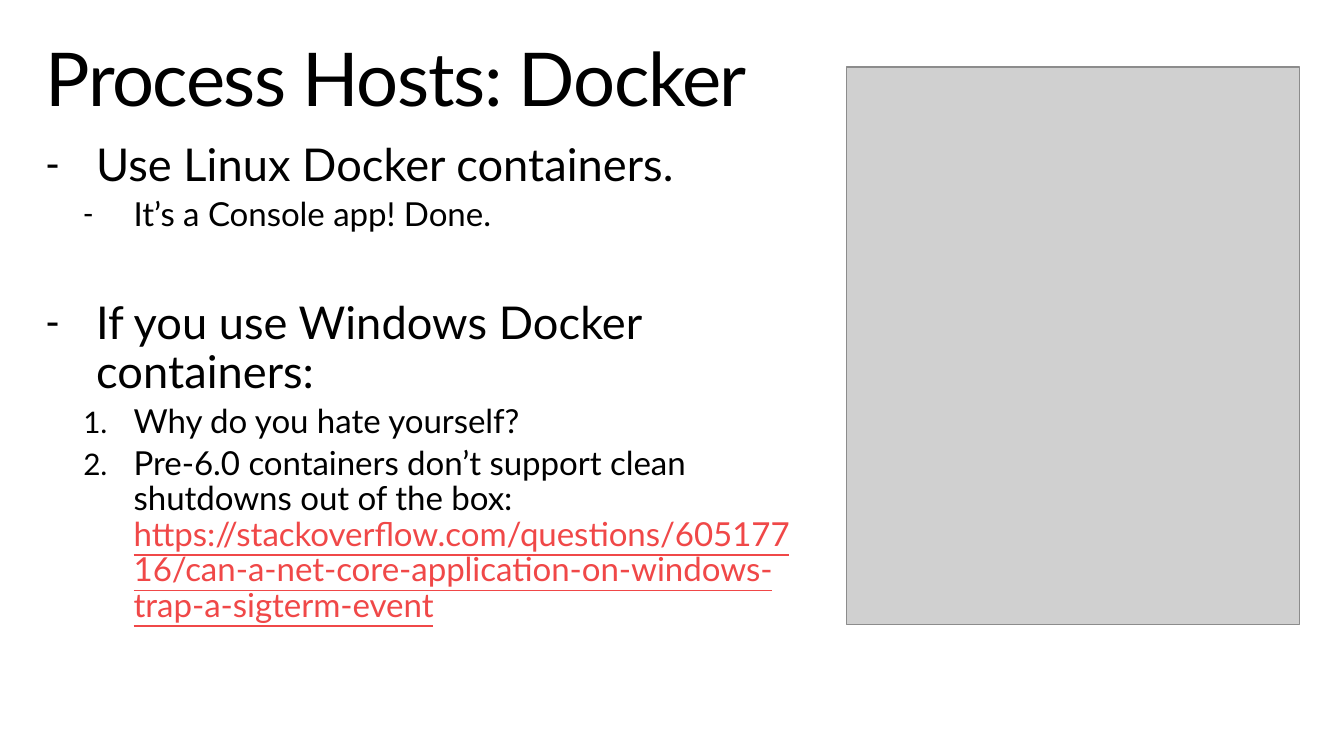
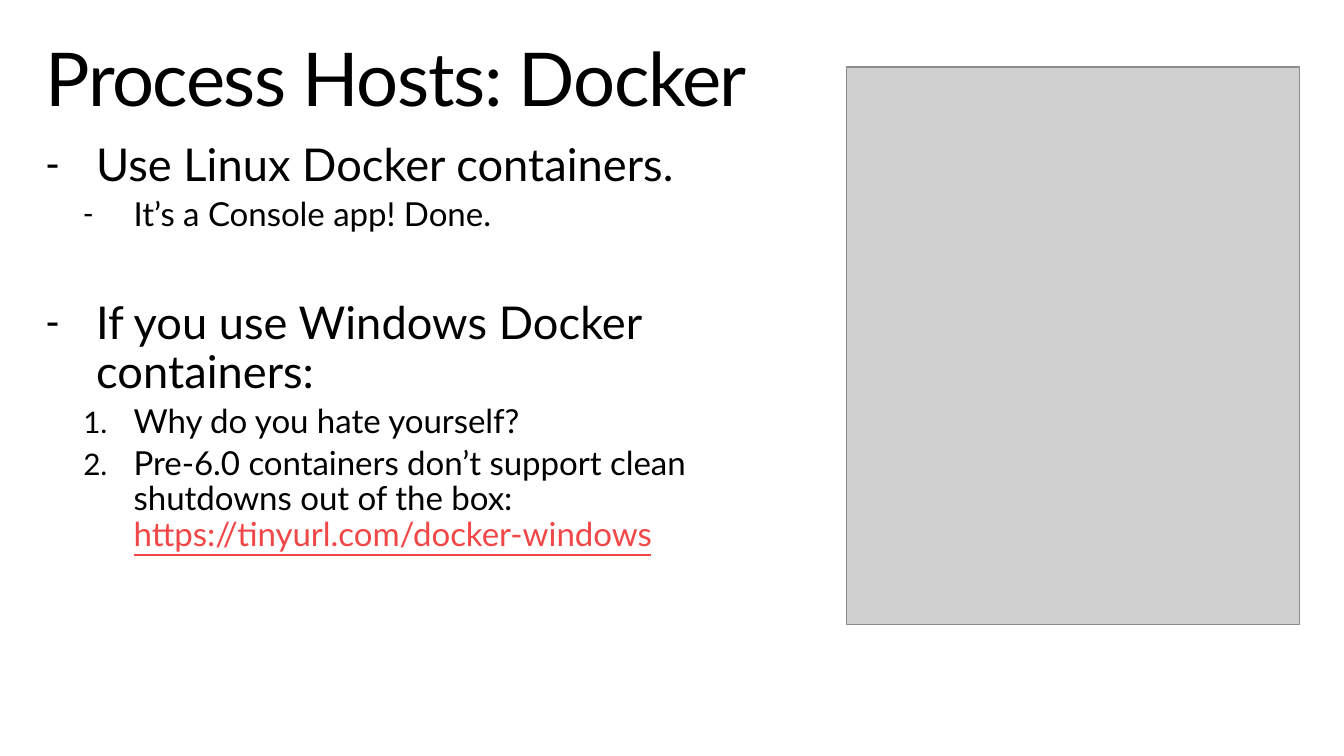
Before and after one commit to StephenCleary/Presentations, a slide deck: slide 9 of BackgroundServices/Background Services.pptx (slide 8 before the commit). Drawn at 1344x756 pixels with LibreOffice and Linux fonts; fonts in the diff are those of the drawing; grey boxes stand for pictures; background and template pictures are left out. Boxes give left, top, right and bottom in pixels: in the first picture for what was removed or moved away, otherwise in the second. Text is boxed around its words. In the diff, an @@ line names an element or a change of style, - is before the commit and + after.

```diff
--- a/BackgroundServices/Background Services.pptx
+++ b/BackgroundServices/Background Services.pptx
@@ text at [134, 450, 686, 552]: text changed; text colour #F04848 to #000000 @@
-  2. Pre-6.0 containers don’t support clean shutdowns out of the box: https://stackoverflow.com/questions/60517716/can-a-net-core-application-on-windows-trap-a-sigterm-event
+  2. Pre-6.0 containers don’t support clean shutdowns out of the box: https://tinyurl.com/docker-windows
```
Also in this commit, not shown: 11 other slides changed, 1 slide added, 2 other files.
